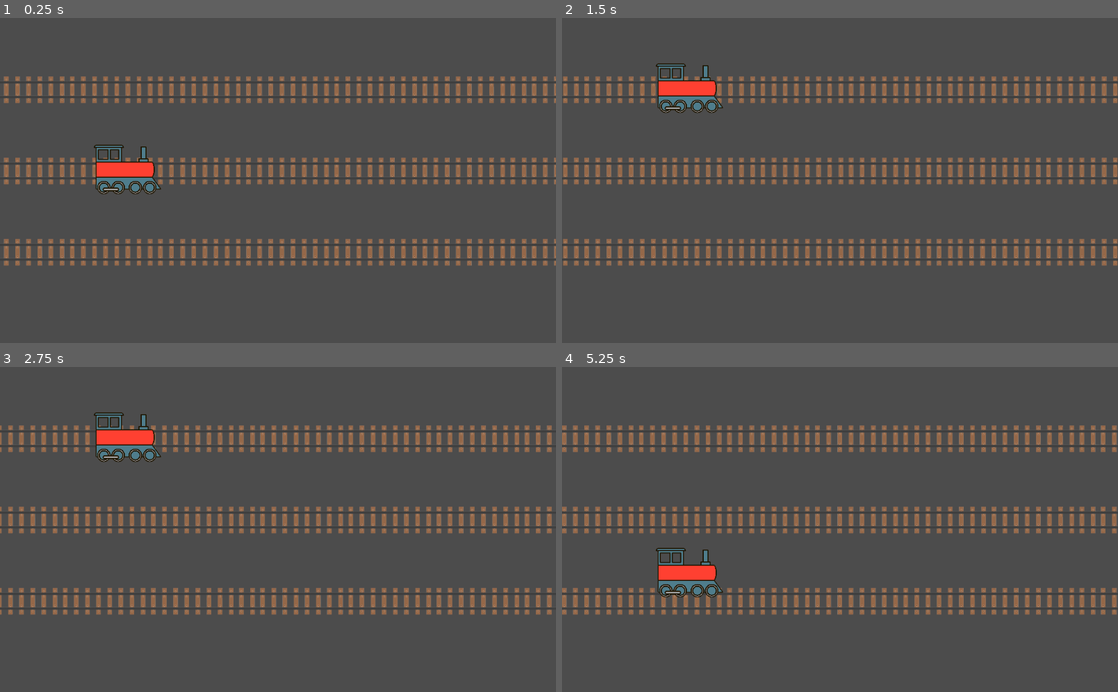
Above: before the commit, frames 1-4 (two rows, left to right).
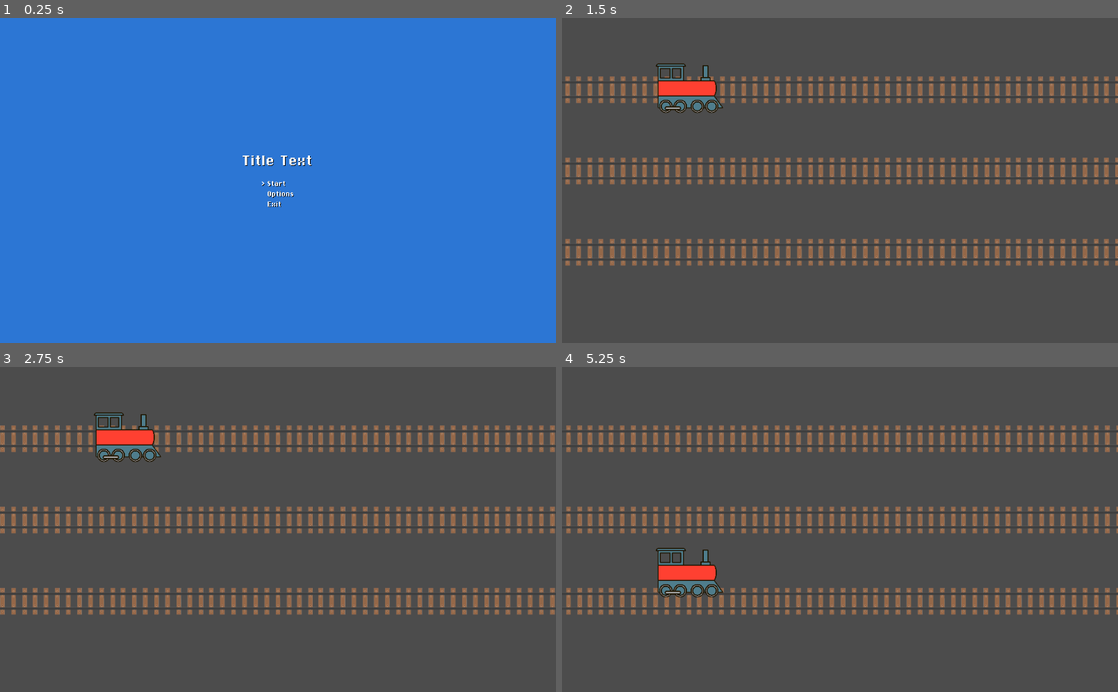
Above: after the commit, the same moments.

Repository: WestonBond/CCI-Practice
Game: Godot game, scene res://MainMenu.tscn
Same seed, same stepped clock (60 frames per second), same inputs: the game is played once before the commit and once after it. Before the commit the project starts from res://World.tscn.
Inputs (mouse positions are in pixels of both pictures, inside the frame that each line leads up to):
- Up to frame 1 (0.25 s): no input
- Up to frame 2 (1.5 s): tap Enter (ui_accept) at 0.5, 0.77 s; move the mouse to (962, 164) at 0.52 s; hold Up (move_up) 0.53-1.25 s; click (962, 164) at 0.67 s; drag from (728, 196) to (689, 89) at 1.27 s
- Up to frame 3 (2.75 s): move the mouse to (333, 458) at 2.02 s; hold Up (move_up) from 2.03 s (still down)
- Up to frame 4 (5.25 s): release Up (move_up) at 2.75 s; drag from (812, 594) to (673, 480) at 2.77 s; move the mouse to (1006, 578) at 3.52 s; hold Down (move_down) 3.53-4.25 s; tap Enter (ui_accept) at 3.77 s; drag from (673, 480) to (756, 448) at 4.27 s; move the mouse to (867, 529) at 5.02 s; hold Down (move_down) from 5.03 s (still down); click (867, 529) at 5.17 s

The runs differ from the first frame. In frame 1, 100% of the frame differs, in the area x 0-100%, y 0-100%; in frame 2, 12%; in frame 3, 12%; in frame 4, 12%.

Commit message:
Menu works now :D

Diff:
--- a/Practice Game/MainMenu.tscn
+++ b/Practice Game/MainMenu.tscn
@@ -13,6 +13,9 @@
 anchor_right = 1.0
 anchor_bottom = 1.0
 script = ExtResource( 2 )
+__meta__ = {
+"_edit_use_anchors_": false
+}
 
 [node name="ColorRect" type="ColorRect" parent="."]
 margin_right = 1024.0
--- a/Practice Game/project.godot
+++ b/Practice Game/project.godot
@@ -16,7 +16,7 @@
 [application]
 
 config/name="Practice Game"
-run/main_scene="res://World.tscn"
+run/main_scene="res://MainMenu.tscn"
 config/icon="res://icon.png"
 
 [autoload]
Not shown: 6 places in Practice Game/MainMenu.tscn that only renumber resources
